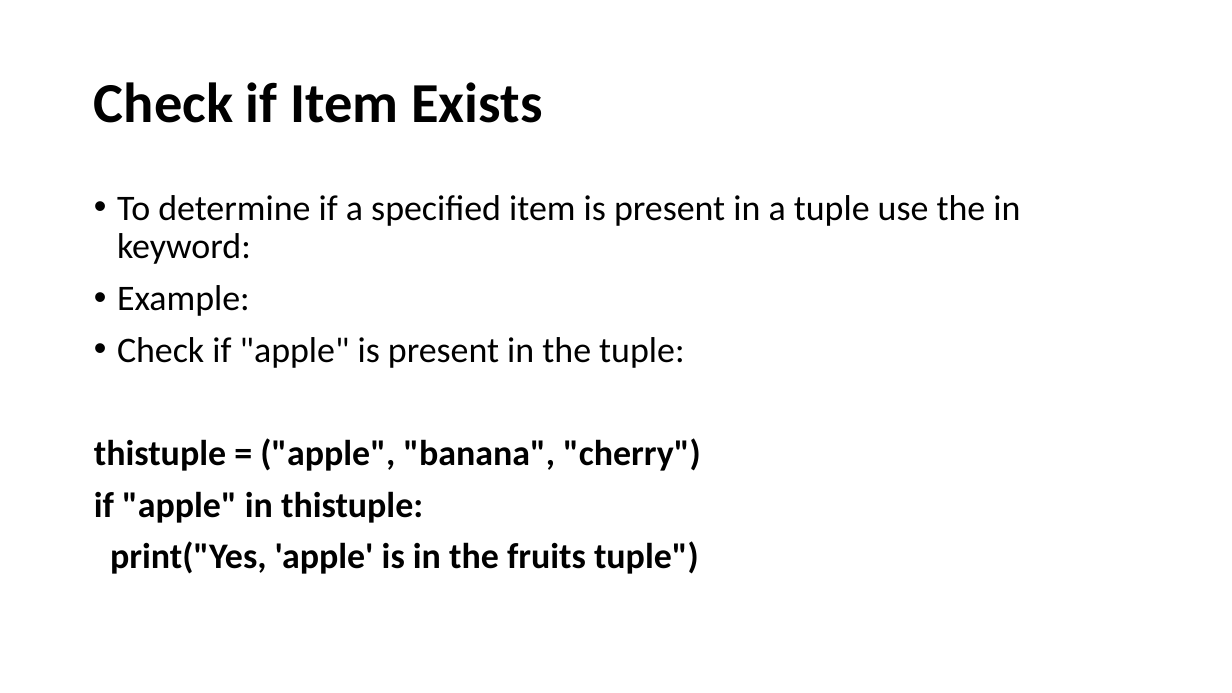
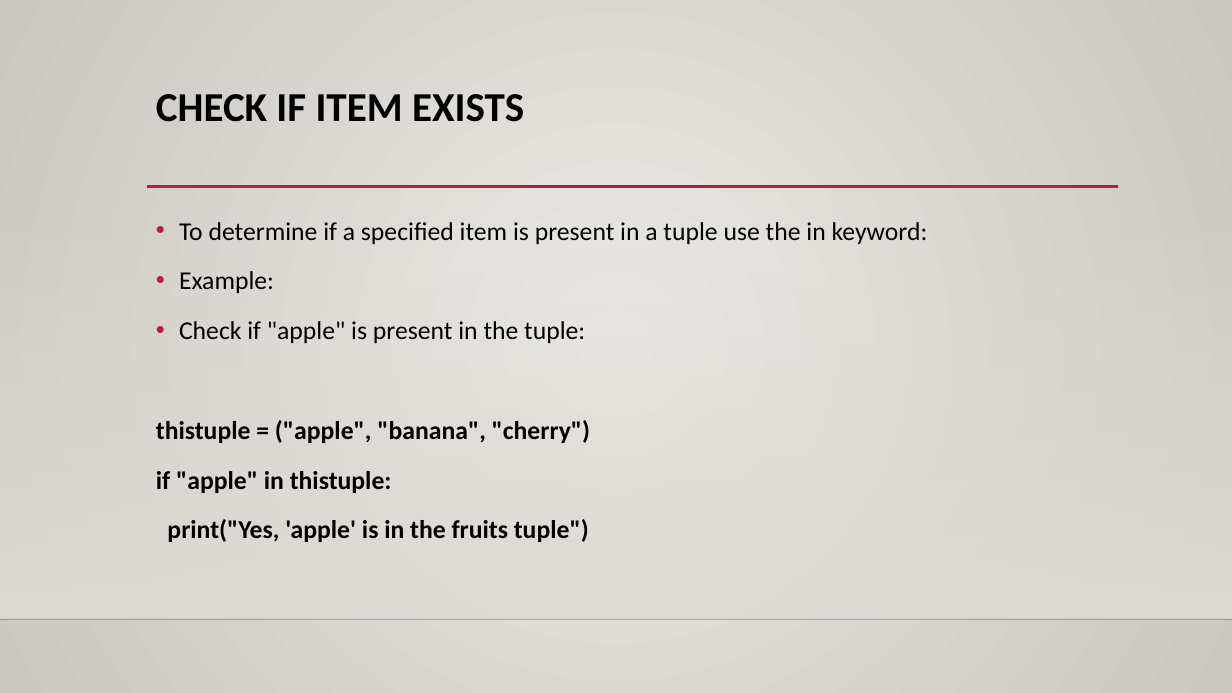
Before and after one commit to Gurpal-saghi-9/Python, a slide deck: slide 15 of PDF's Images/Python Tuples.pptx. Drawn at 1232x693 pixels with LibreOffice and Linux fonts; fonts in the diff are those of the drawing; background and template pictures are left out. Boxes give left, top, right and bottom in pixels: in the first picture for what was removed or moved away, otherwise in the second. Text is boxed around its words. In the diff, an @@ line names an element or a change of style, - is before the commit and + after.

```diff
--- a/PDF's Images/Python Tuples.pptx
+++ b/PDF's Images/Python Tuples.pptx
@@ background #FFFFFF to gradient #ECEAE7 to #CAC7C1 @@
@@ title "CHECK IF ITEM EXISTS" at bbox=[156, 94, 524, 122]: vertical alignment middle to top @@
@@ title at bbox=[156, 94, 524, 122]: text changed; size 44 to 32 pt @@
-Check if Item Exists
+CHECK IF ITEM EXISTS
@@ rectangle added at bbox=[0, 204, 1232, 619], fill gradient #DFDBD5 @@
@@ text "To determine if a specified ...": place and size @@
-text "To determine if a specified ..." at bbox=[94, 195, 1020, 574]
+text "To determine if a specified ..." at bbox=[156, 222, 928, 542]
@@ text "To determine if a specified ..." at bbox=[156, 222, 928, 542]: size 28 to 20 pt; line spacing 0.9 to 1.2 @@
@@ line added from (147, 187) to (1118, 187), #B71E42 2.5 pt @@
@@ line added from (0, 619) to (1232, 619), #000001 1 pt @@
```
Also in this commit, not shown: 31 other slides changed, 3 other files.
